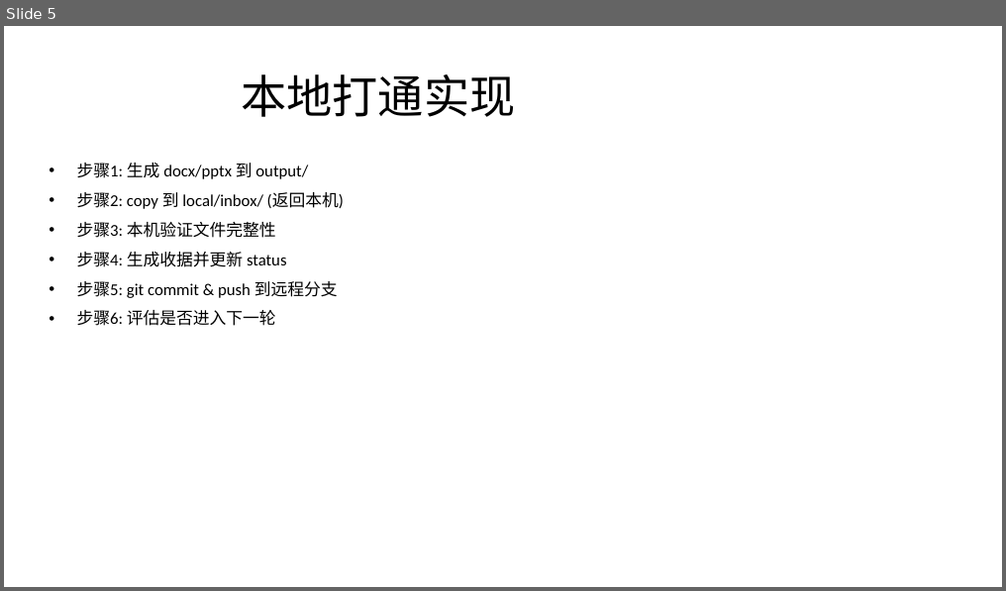
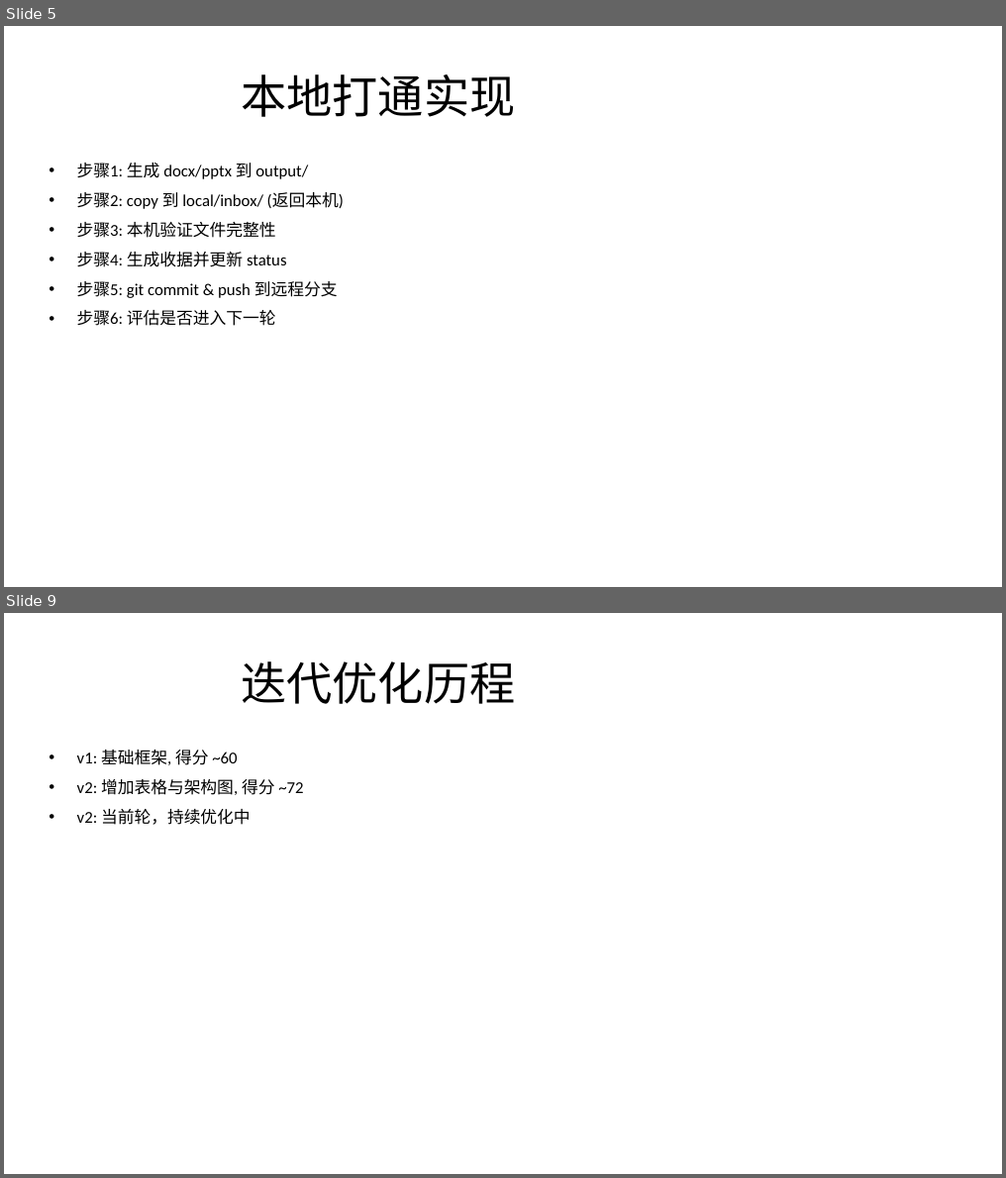
Before and after one commit to mqgg5630-cyber/test-auto-arena, a slide deck: local/inbox/presentation_final.pptx. Shown one above the other, each under a label of ours: slide 5 before the commit, slides 5 and 9 after it; the slides between them are not shown. The pictures are 1006x591 and 1006x1178 pixels, drawn with LibreOffice and Linux fonts; fonts in the diff are those of the drawing. Boxes give left, top, right and bottom in pixels: in the first picture for what was removed or moved away, otherwise in the second. Text is boxed around its words. In the diff, an @@ line names an element or a change of style, - is before the commit and + after.

```diff
--- a/local/inbox/presentation_final.pptx
+++ b/local/inbox/presentation_final.pptx
@@ slide 9 added at bbox=[4, 613, 1002, 1174], background #FFFFFF @@
@@ title added at bbox=[241, 662, 515, 704], 44 pt, text #000000 @@
+迭代优化历程
@@ text added at bbox=[77, 750, 303, 825], 16 pt, text #000000 @@
+• v1: 基础框架, 得分 ~60
+• v2: 增加表格与架构图, 得分 ~72
+• v2: 当前轮，持续优化中
```
Also in this commit, not shown: 7 slides changed, 9 other files.
